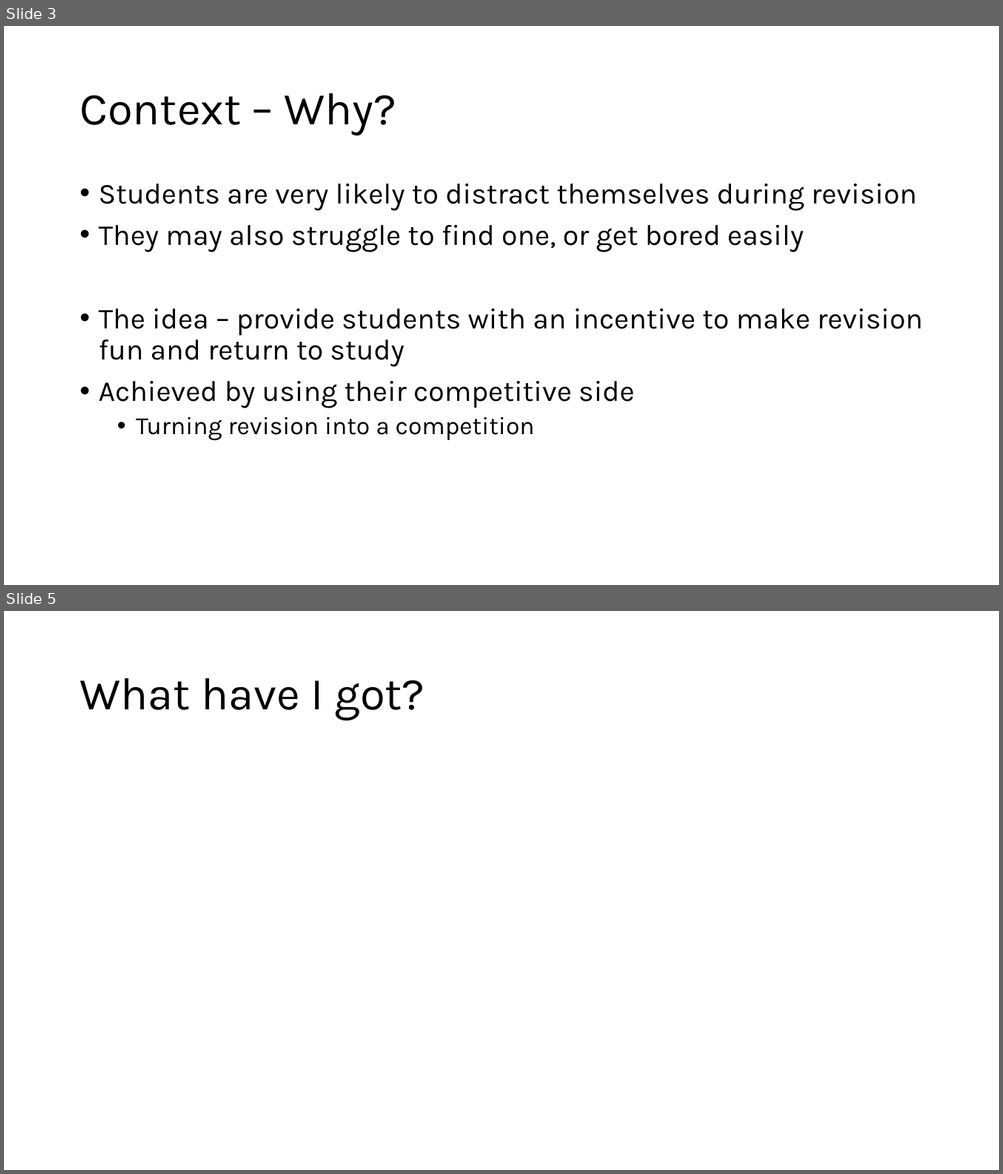
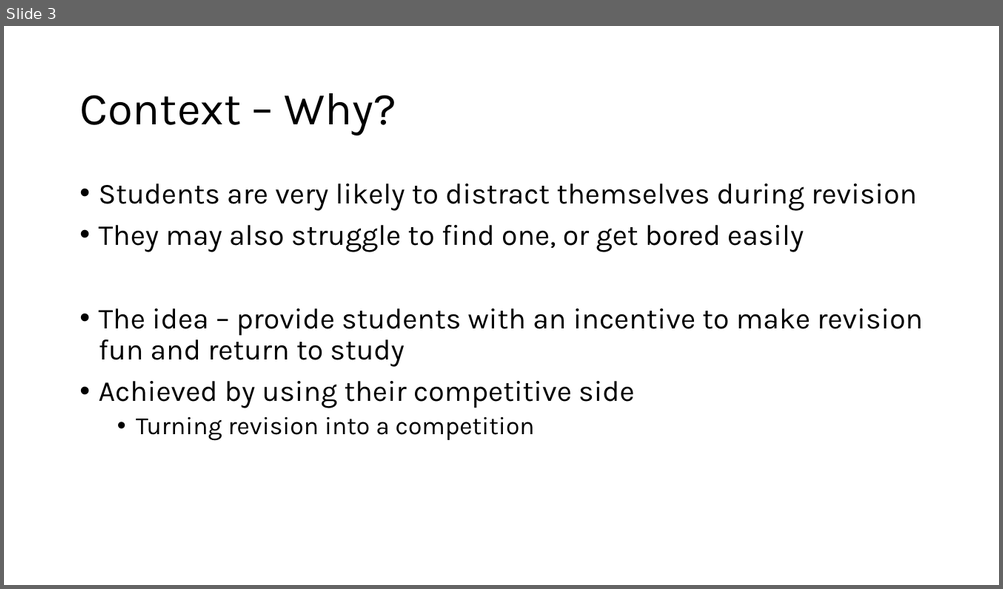
Before and after one commit to shahd9290/Competitive-Revision-Website, a slide deck: documents/Danyal Shah Interim Presentation.pptx. Shown one above the other, each under a label of ours: slides 3 and 5 before the commit, slide 3 after it; the slides between them are not shown. The pictures are 1003x1174 and 1003x589 pixels, drawn with LibreOffice and Linux fonts; fonts in the diff are those of the drawing. Boxes give left, top, right and bottom in pixels: in the first picture for what was removed or moved away, otherwise in the second. Text is boxed around its words. In the diff, an @@ line names an element or a change of style, - is before the commit and + after.

```diff
--- a/documents/Danyal Shah Interim Presentation.pptx
+++ b/documents/Danyal Shah Interim Presentation.pptx
@@ slide 5 removed at <box>4,611,999,1170</box>, background #FFFFFF @@
@@ title removed at <box>79,678,424,721</box> @@
-What have I got?
```
Also in this commit, not shown: 1 slide changed, 2 slides added, 1 other slide removed.
